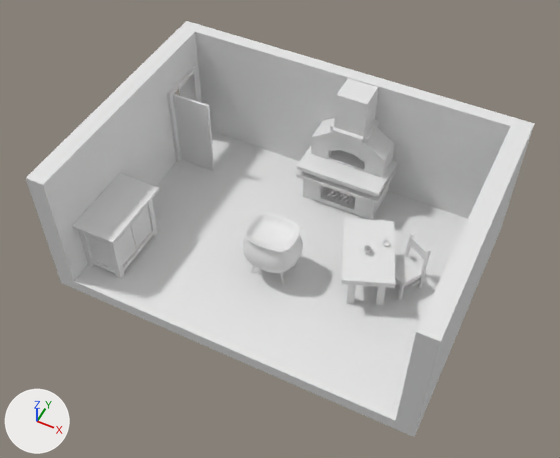
The Blender file house_v2.blend as it was, and as the next commit left it.
The view is the same before and after, from a 50 mm lens placed at (4.18, -8.69, 11.54), pointed at (0.0, -0.34, 1.11). The axes (+X, +Y, +Z) are drawn at lower left. The lights are the same throughout.

Before the edit, the objects in view are built like this:
```python
me_cube_002 = bpy.data.meshes.new('Cube.002')
me_cube_002.from_pydata(...)  # 48 vertices, 46 faces; spans x -3.5..3.5, y -2.5..2.5, z 0.0..2.75
me_cube_003 = bpy.data.meshes.new('Cube.003')
me_cube_003.from_pydata(...)  # 194 vertices, 206 faces; spans x 1.922..2.637, y -0.235..0.497, z 0.26..1.293
me_cube_008 = bpy.data.meshes.new('Cube.008')
me_cube_008.from_pydata(...)  # 122 vertices, 117 faces; spans x -0.43..1.27, y 1.25..2.24, z 0.26..2.75
me_cube_008.materials.append(mat_material_004)  # its picture is missing
ob_chair = bpy.data.objects.new('Chair', me_cube_003)
ob_chair.location = (0.0, 0.0, 0.0)
ob_house = bpy.data.objects.new('House', me_cube_002)
ob_house.location = (0.0, 0.0, 0.0)
_m = ob_house.modifiers.new('Boolean', 'BOOLEAN')
_m.object = ob_cube
ob_oven = bpy.data.objects.new('Oven', me_cube_008)
ob_oven.location = (0.0, 0.0, 0.0)
# also in view: 'Table' at (1.62, -0.06, 0.67); 'Pot' at (0.0, -0.62, 0.78); 'Doors' at (-2.77, 1.57, 1.16); 'Cabinet' at (-2.72, -1.44, 0.85)
```
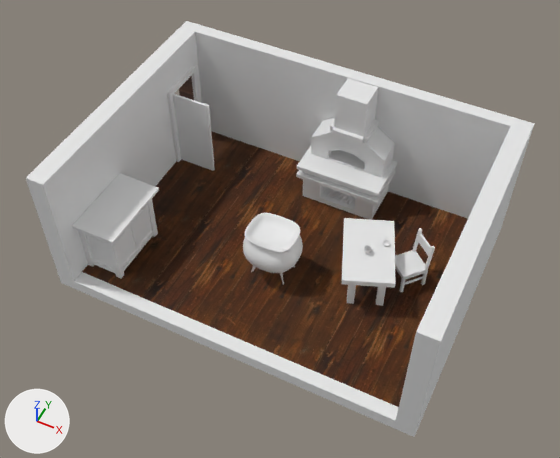
Location of each change, (x1, y1, x2, y2) in pixels of the pictures (560 x 458 px):
'House', recoloured
    both: (49, 46, 494, 410)
'Collection', added
    after: (395, 228, 435, 292)
'Chair', deleted
    before: (395, 232, 431, 300)

Edits to the bpy script that builds the scene:
```text
Add img_floor_nor_jpeg:
    img_floor_nor_jpeg = load_image('floor_nor.jpeg', 'textures/Namo tekstūros/floor_nor.jpeg', 512, 256, 'Non-Color')
Add img_floor_jpeg:
    img_floor_jpeg = load_image('floor.jpeg', 'textures/Namo tekstūros/floor.jpeg', 512, 256, 'sRGB')
Add img_floor_rough_jpeg:
    img_floor_rough_jpeg = load_image('floor_rough.jpeg', 'textures/Namo tekstūros/floor_rough.jpeg', 512, 256, 'Non-Color')
Add mat_wall:
    mat_wall = principled_material('wall')
    mat_wall.base_color = (0.8, 0.8, 0.8)  # white #e7e7e7
Add mat_floor:
    mat_floor = bpy.data.materials.new('floor')
    # uses the picture img_floor_jpeg
    # uses the picture img_floor_nor_jpeg
    # uses the picture img_floor_rough_jpeg
Add mat_wood:
    mat_wood = principled_material('wood')
    mat_wood.base_color = (0.8, 0.8, 0.8)  # white #e7e7e7
Change me_cube_002:
    where me_cube_002.from_pydata(...)  # 48 vertices, 46 faces; spans x -3.5..3.5, y -2.5..2.5, z 0.0..2.75
    used by ob_house; location = (0.0, 0.0, 0.0)
    me_cube_002 part 1: the 1 face centred in x 0.0, y 0.0, z 0.25 switches from no material to mat_floor
    add me_cube_002.materials.append(mat_floor)
    add me_cube_002.materials.append(mat_wall)  # white #e7e7e7
Add me_cube_001:
    me_cube_001.from_pydata(...)  # 194 vertices, 206 faces; spans x -1.0..1.0, y -1.0..1.2, z -23.3..31.2
    me_cube_001.materials.append(mat_wood)  # its picture is missing
Add col_collection_001:
    col_collection_001 = bpy.data.collections.new('Collection.001')
    col_collection_001.objects.link(ob_cube_001)
Remove ob_chair:
    ob_chair = bpy.data.objects.new('Chair', me_cube_003)
    ob_chair.location = (0.0, 0.0, 0.0)
Add ob_cube_001:
    ob_cube_001 = bpy.data.objects.new('Cube.001', me_cube_001)
    ob_cube_001.location = (0.0, 0.0, 0.7)
    ob_cube_001.scale = (0.4, 0.4, 0.03)
Add ob_collection:
    ob_collection = bpy.data.objects.new('Collection', None)
    ob_collection.location = (2.29, 0.29, 0.25)
    ob_collection.rotation_euler = (0.0, 0.0, -0.717)  # degrees (0, 0, -41)
    ob_collection.scale = (0.622, 0.622, 0.622)
    ob_collection.instance_type = 'COLLECTION'
    ob_collection.instance_collection = col_collection_001
```
